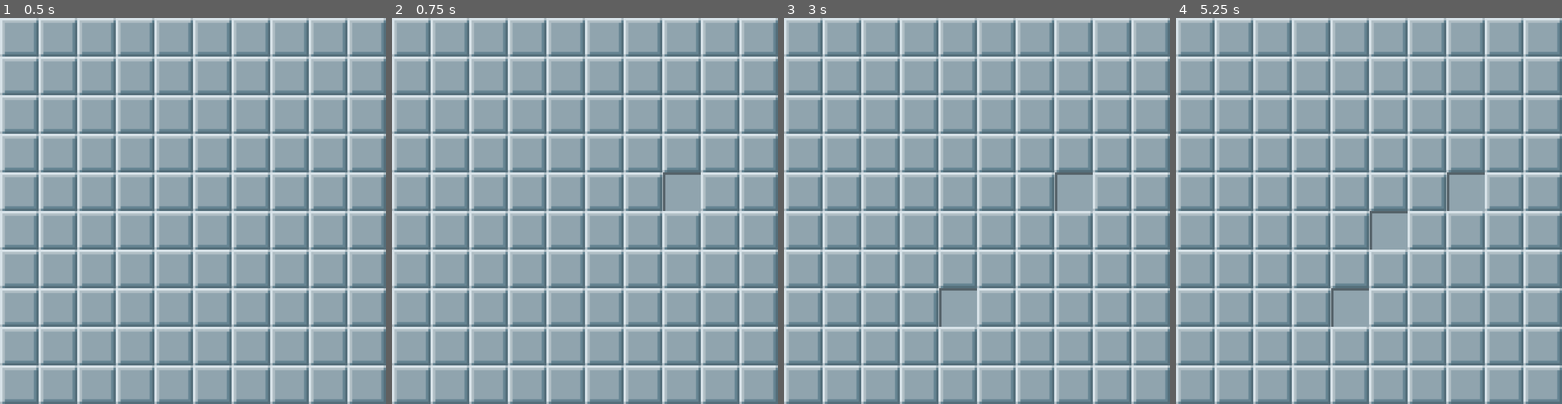
Above: before the commit, frames 1-4 (left to right).
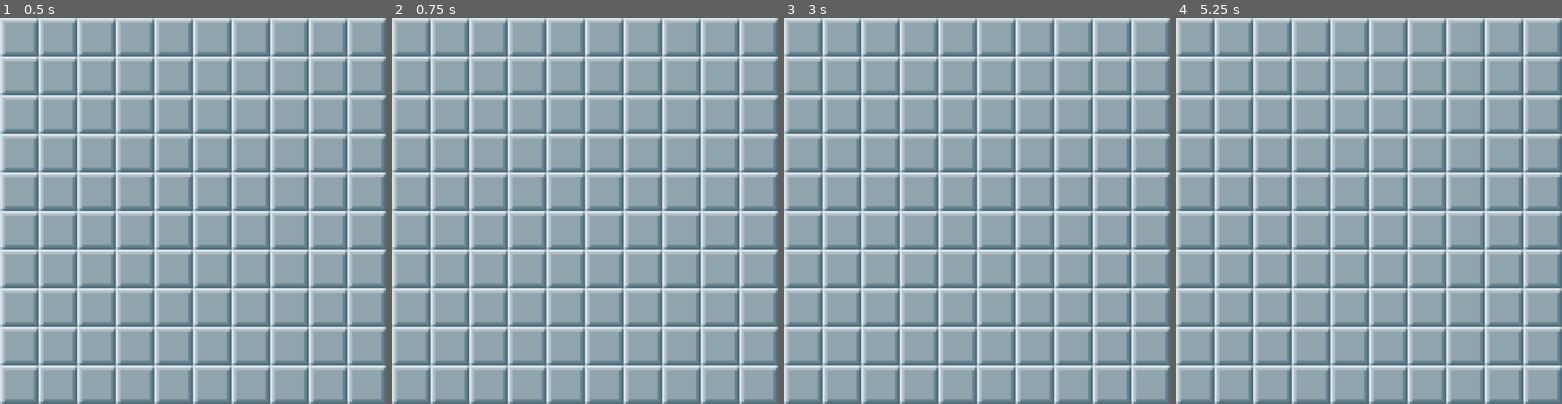
Above: after the commit, the same moments.

Repository: annalikescoding/Minesweeper
Game: Godot game, scene res://scenes/game.tscn
The game is run twice, just before and just after one commit, with the same random seed, the same clock (stepped at 60 frames per second) and the same inputs.
Inputs (mouse positions are in pixels of both pictures, inside the frame that each line leads up to):
- Up to frame 1 (0.5 s): no input
- Up to frame 2 (0.75 s): tap Enter at 0.5 s; move the mouse to (669, 191) at 0.52 s; hold Right from 0.53 s (still down); tap Alt at 0.6 s; click (669, 191) at 0.67 s
- Up to frame 3 (3 s): tap Space at 1.25, 2.75 s; move the mouse to (899, 230) at 1.27 s; release Right at 1.28 s; hold Down 1.28-2.03 s; tap Shift at 1.35, 2.85 s; tap Enter at 2 s; move the mouse to (1015, 126) at 2.02 s; hold Right 2.03-2.78 s; tap Alt at 2.1 s; move the mouse to (957, 288) at 2.77 s; hold Up from 2.78 s (still down); click (957, 288) at 2.92 s
- Up to frame 4 (5.25 s): tap Enter at 3.5 s; move the mouse to (1484, 268) at 3.52 s; release Up at 3.53 s; hold Left 3.53-5.03 s; tap Alt at 3.6, 5.1 s; tap Space at 4.25 s; move the mouse to (1253, 153) at 4.27 s; tap Shift at 4.35 s; move the mouse to (1388, 211) at 5.02 s; hold Down from 5.03 s (still down); click (1388, 211) at 5.17 s

Frame 1 is identical in both runs. In frame 2, 0.4% of the frame differs, in the area x 70-80%, y 40-50%; in frame 3, 0.8%; in frame 4, 1.3%, in the area x 40-80%, y 40-80%.

Commit message:
annapart2_5/12
Mines and numbered cells!

Diff:
--- a/minesweeper/scenes/game.tscn
+++ b/minesweeper/scenes/game.tscn
@@ -1,20 +1,23 @@
 [gd_scene format=3 uid="uid://rh7bou8nqk33"]
 
 [ext_resource type="Texture2D" uid="uid://y0e3h7g82y8o" path="res://assets/minesweeper_tiles/Minesweeper template.png" id="1_uwrxv"]
-[ext_resource type="Script" uid="uid://bp6e6gpk5reb6" path="res://scripts/tile_map.gd" id="2_yqjtg"]
 
 [sub_resource type="TileSetAtlasSource" id="TileSetAtlasSource_uwrxv"]
 texture = ExtResource("1_uwrxv")
 texture_region_size = Vector2i(50, 50)
 0:0/0 = 0
 1:0/0 = 0
+2:0/next_alternative_id = 5
 2:0/0 = 0
+2:0/1 = 1
+2:0/2 = 2
 3:0/0 = 0
 4:0/0 = 0
 5:0/0 = 0
-6:0/next_alternative_id = 2
+6:0/next_alternative_id = 3
 6:0/0 = 0
 6:0/1 = 1
+6:0/2 = 2
 7:0/0 = 0
 8:0/0 = 0
 9:0/0 = 0
@@ -529,7 +532,6 @@
 tile_set = SubResource("TileSet_lnu2h")
 format = 2
 layer_0/tile_data = PackedInt32Array(0, 14, 0, 65536, 14, 0, 131072, 14, 0, 196608, 14, 0, 262144, 14, 0, 1, 14, 0, 655 …(1357 unchanged characters)…
-script = ExtResource("2_yqjtg")
 
 [node name="Soil" type="TileMap" parent="." unique_id=1364001616]
 visible = false
--- a/minesweeper/scripts/tile_map.gd
+++ b/minesweeper/scripts/tile_map.gd
@@ -1,5 +1,5 @@
 extends TileMap
-@export var columns = 10
+@export var cols = 10
 @export var rows = 10
 @export var numOfMines = 10
 
@@ -9,6 +9,24 @@
 const opened_tile_atlas_pos = Vector2i(6, 0)
 const bombed_tile_atlas_pos = Vector2i(2, 0)
 const clicked_bombed_tile_atlas_pos = Vector2i(3, 0)
+const one_tile_atlas_pos = Vector2i(0, 1)
+const two_tile_atlas_pos = Vector2i(1, 1)
+const three_tile_atlas_pos = Vector2i(2, 1)
+const four_tile_atlas_pos = Vector2i(3, 1)
+const five_tile_atlas_pos = Vector2i(4, 1)
+const six_tile_atlas_pos = Vector2i(5, 1)
+const seven_tile_atlas_pos = Vector2i(6, 1)
+const eight_tile_atlas_pos = Vector2i(1, 0)
+
+func _ready():
+	newGame()
+	print(safeCells())
+	print()
+	print(adjacentCells())
+
+func newGame():
+	addMines()
+	addNumbers()
 
 #Raynee:
 func _input(event):
@@ -21,6 +39,84 @@
 #hihihi
 
 #Anna
-func add_mines():
+func addMines():
 	for i in numOfMines:
-		var mineCoordinates = Vector2i(randi_range(0, 10), randi_range(0, 10))
+		var mineCoordinates = Vector2i(randi_range(0, cols - 1), randi_range(0, rows - 1))
+		set_cell(0, mineCoordinates, main_source_id, bombed_tile_atlas_pos)
+
+func isMine(x, y):
+	return get_cell_atlas_coords(0, Vector2i(x, y)) == Vector2i(2, 0) #Google Gemini Search
+
+func safeCells():
+	var safeCells = []
+	for x in (cols):
+		for y in (rows):
+			if not isMine(x, y):
+				safeCells.append(Vector2i(x, y))
+	return safeCells
+
+func adjacentCells():
+	var adjacentCells = []
+
+	for x in (cols):
+		for y in (rows):
+			if y != 0:
+				if isMine(x, y - 1):
+					adjacentCells.append(Vector2i(x, y))
+			if y != rows - 1:
+				if isMine(x, y + 1):
+					adjacentCells.append(Vector2i(x, y))
+			if x != cols - 1:
+				if isMine(x + 1, y):
+					adjacentCells.append(Vector2i(x, y))
+			if x != 0:
+				if isMine(x - 1, y):
+					adjacentCells.append(Vector2i(x, y))
+			if x != 0 && y != 0:
+				if isMine(x - 1, y - 1):
+					adjacentCells.append(Vector2i(x, y))
+			if x != cols - 1 && y != 0:
+				if isMine(x + 1, y - 1):
+					adjacentCells.append(Vector2i(x, y))
+			if x != 0 && y != rows - 1:
+				if isMine(x - 1, y + 1):
+					adjacentCells.append(Vector2i(x, y))
+			if x != cols - 1 && y != rows - 1:
+				if isMine(x + 1, y + 1):
+					adjacentCells.append(Vector2i(x, y))
+	return adjacentCells
+
+func addNumbers():
+	var adjList = adjacentCells()
+	adjList.sort()
+
+	var prevCell = adjList.get(0)
+	var mineCount = 0
+
+	for cell in adjList:
+		if cell == prevCell:
+			mineCount += 1
+		else:
+			setNumCell(prevCell, mineCount)
+			prevCell = cell
+			mineCount = 1
+		setNumCell(prevCell, mineCount)
+
+func setNumCell(cell, mineCount):
+	if not isMine(cell.x, cell.y):
+		if mineCount == 1:
+			set_cell(0, cell, main_source_id, one_tile_atlas_pos)
+		else: if mineCount == 2:
+			set_cell(0, cell, main_source_id, two_tile_atlas_pos)
+		else: if mineCount == 3:
+			set_cell(0, cell, main_source_id, three_tile_atlas_pos)
+		else: if mineCount == 4:
+			set_cell(0, cell, main_source_id, four_tile_atlas_pos)
+		else: if mineCount == 5:
+			set_cell(0, cell, main_source_id, five_tile_atlas_pos)
+		else: if mineCount == 6:
+			set_cell(0, cell, main_source_id, six_tile_atlas_pos)
+		else: if mineCount == 7:
+			set_cell(0, cell, main_source_id, seven_tile_atlas_pos)
+		else: if mineCount == 8:
+			set_cell(0, cell, main_source_id, eight_tile_atlas_pos)
